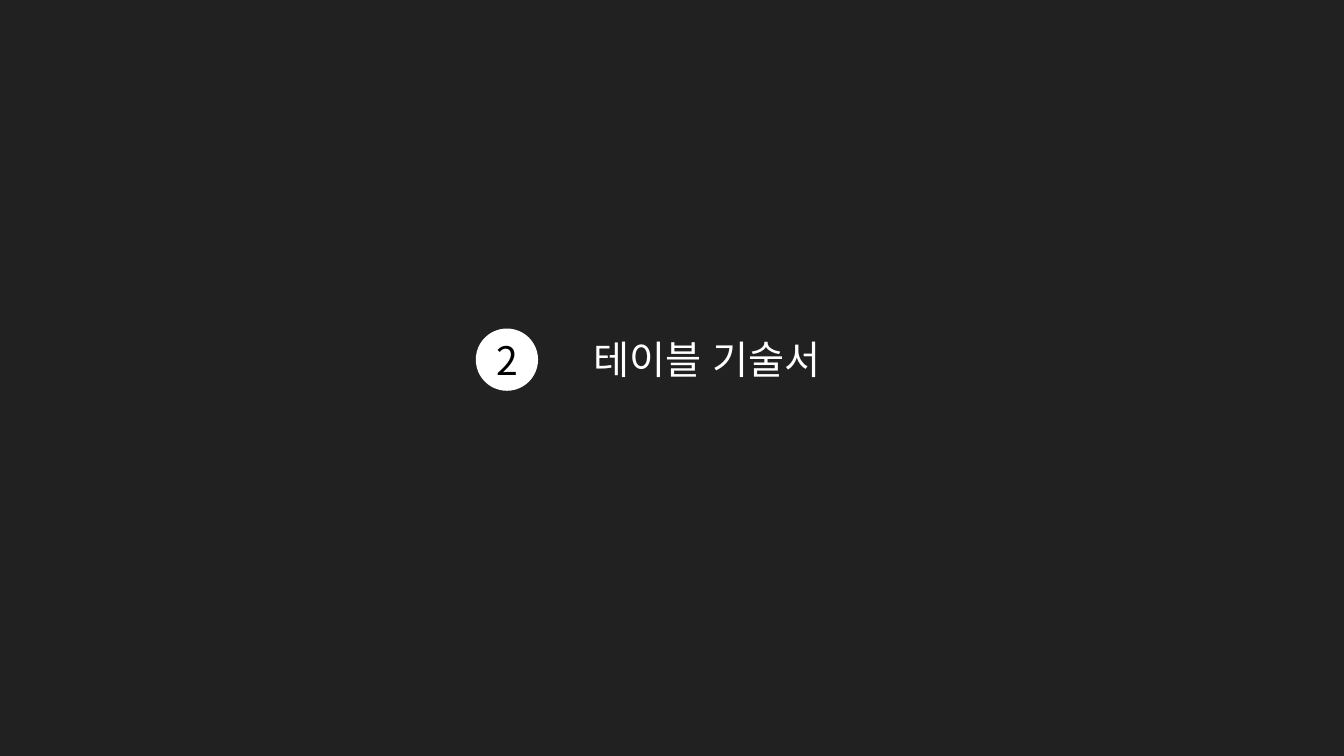
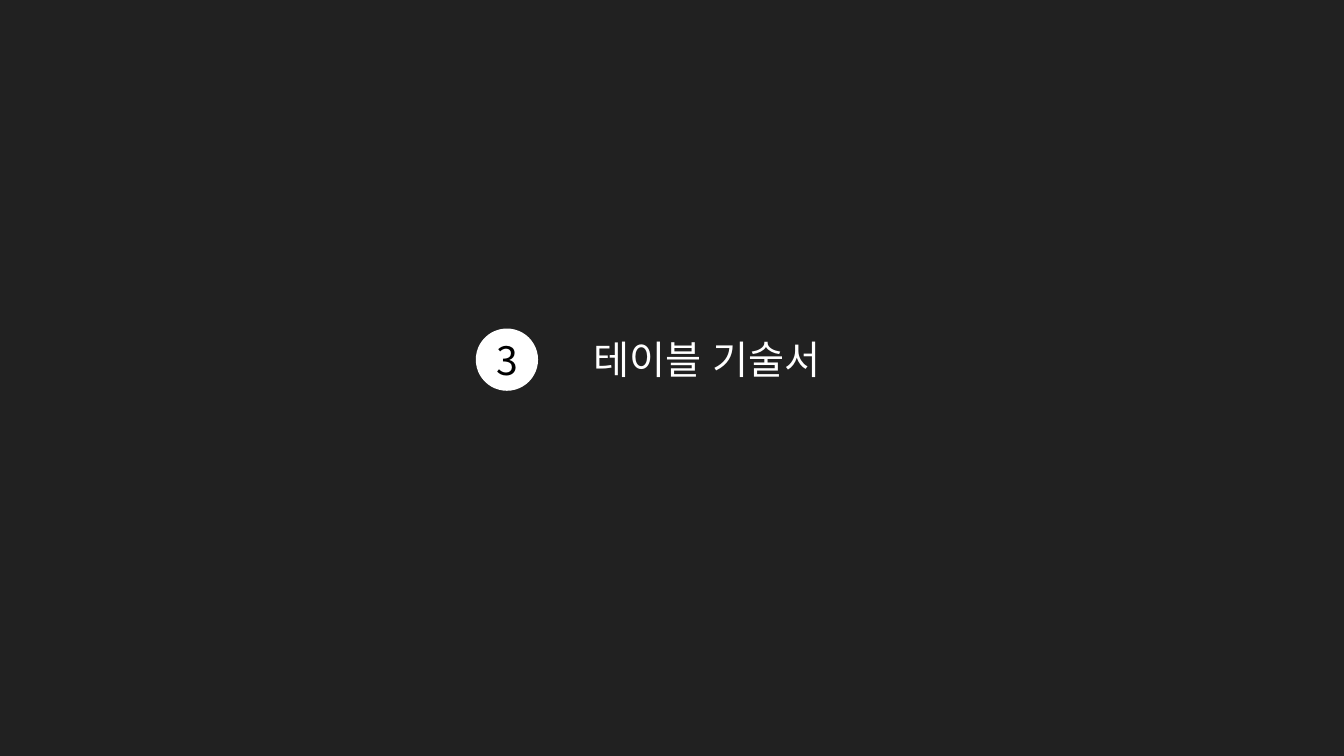
Before and after one commit to me0768/KHFinalProject, a slide deck: slide 12 of 보고서/DataBase설계서_Final_Project.pptx (slide 7 before the commit). Drawn at 1344x756 pixels with LibreOffice and Linux fonts; fonts in the diff are those of the drawing. Boxes give left, top, right and bottom in pixels: in the first picture for what was removed or moved away, otherwise in the second. Text is boxed around its words. In the diff, an @@ line names an element or a change of style, - is before the commit and + after.

```diff
--- a/보고서/DataBase설계서_Final_Project.pptx
+++ b/보고서/DataBase설계서_Final_Project.pptx
@@ text in ellipse at (x1=496, y1=345, x2=518, y2=376): text changed @@
-2
+3
```
Also in this commit, not shown: 3 other slides changed, 5 slides added.
